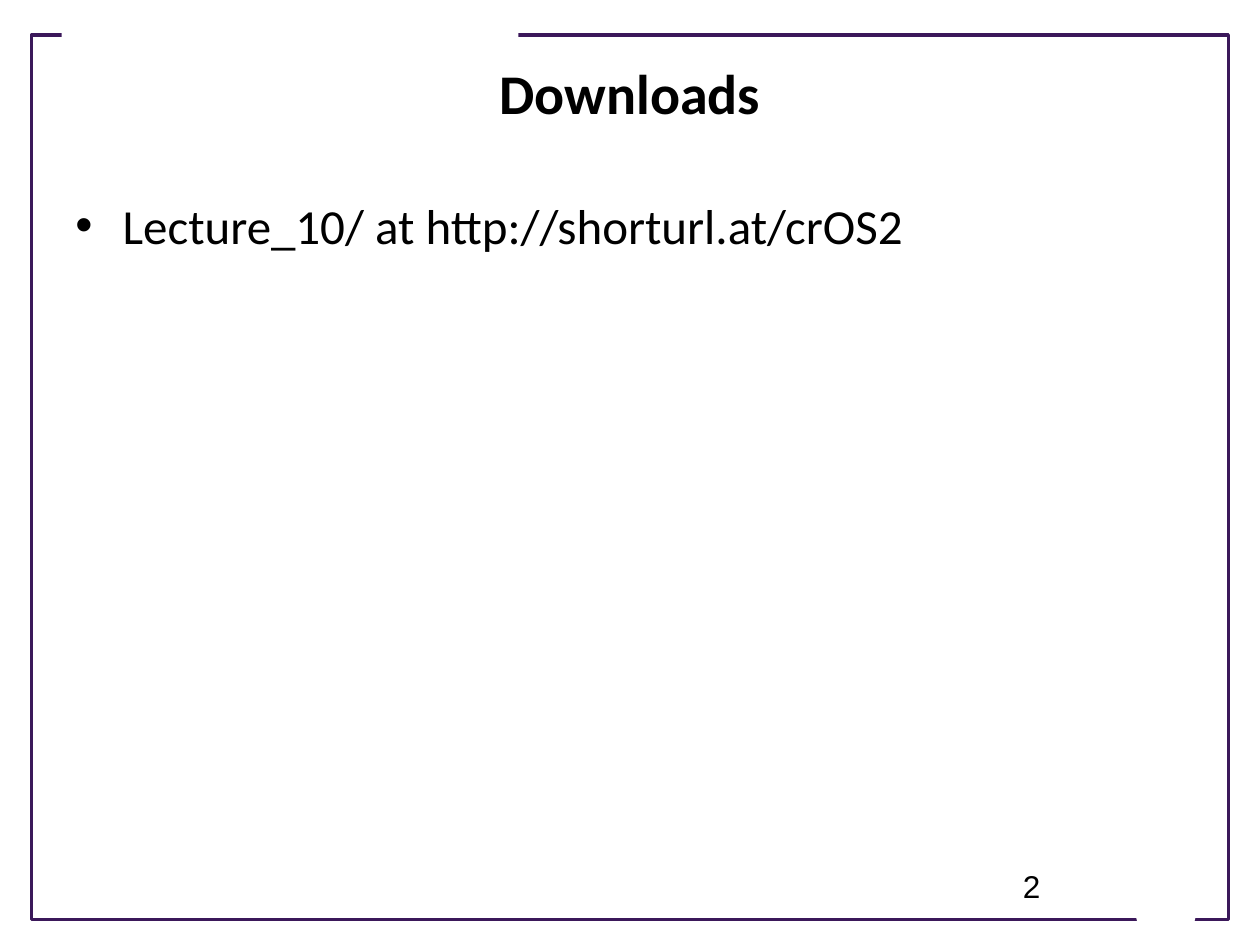
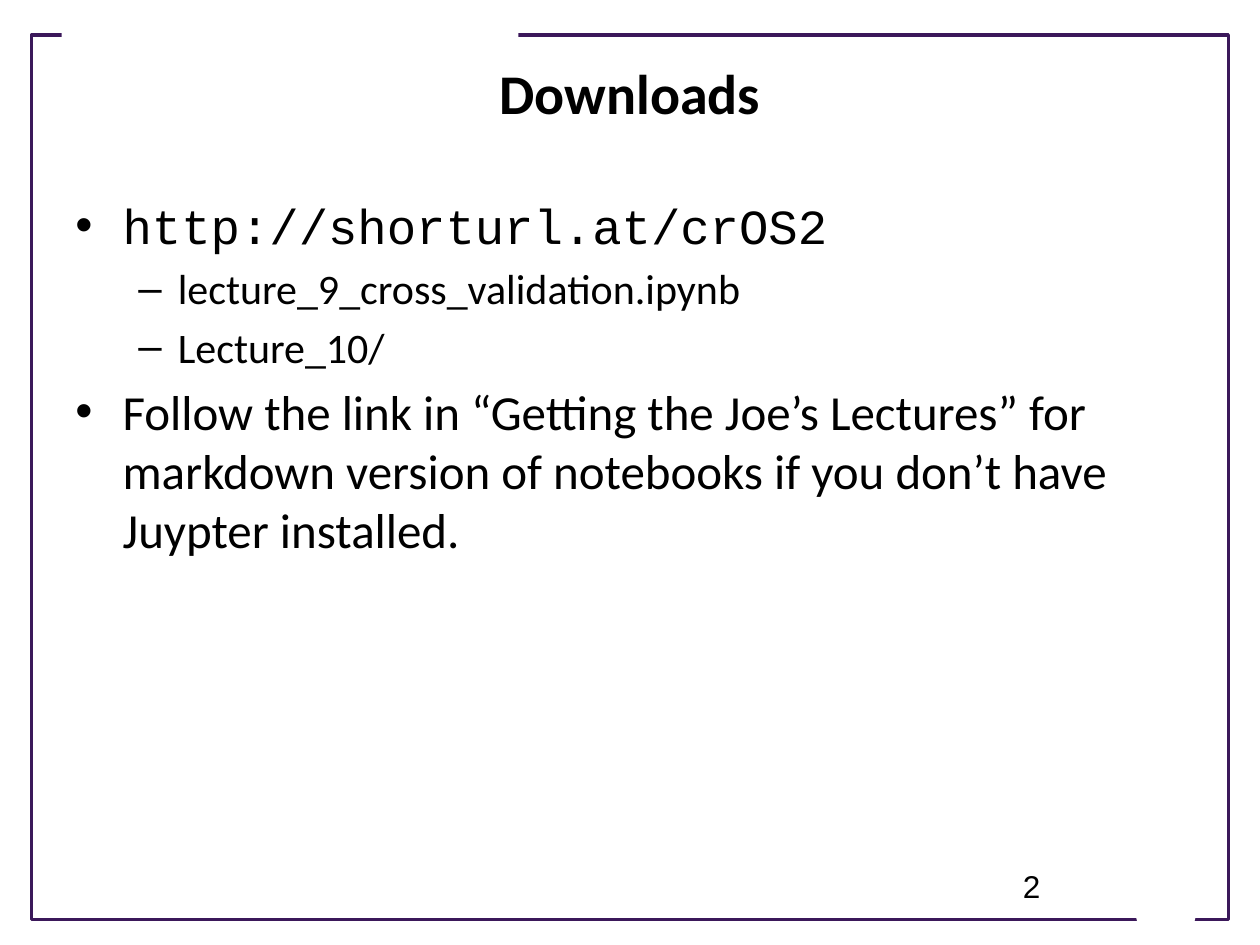
Before and after one commit to ModelEngineering/advancing-biomedical-models, a slide deck: slide 2 of lectures/lecture_10/Lecture_10_Cross_Validation_and_Software_Engineering.pptx. Drawn at 1260x945 pixels with LibreOffice and Linux fonts; fonts in the diff are those of the drawing; background and template pictures are left out. Boxes give left, top, right and bottom in pixels: in the first picture for what was removed or moved away, otherwise in the second. Text is boxed around its words. In the diff, an @@ line names an element or a change of style, - is before the commit and + after.

```diff
--- a/lectures/lecture_10/Lecture_10_Cross_Validation_and_Software_Engineering.pptx
+++ b/lectures/lecture_10/Lecture_10_Cross_Validation_and_Software_Engineering.pptx
@@ text at (123,208,1106,556): text changed @@
-• Lecture_10/ at http://shorturl.at/crOS2
+• http://shorturl.at/crOS2
+  – lecture_9_cross_validation.ipynb
+  – Lecture_10/
+• Follow the link in “Getting the Joe’s Lectures” for markdown version of notebooks if you don’t have Juypter installed.
```
Also in this commit, not shown: 4 other slides changed, 3 slides added, 1 slide removed.
